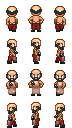
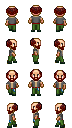
The second w=72, h=128 image is a revision of the first. Changes to its layers:
added layer "eyes-brown" above "hair-fuller-red" over (9, 42, 63, 110)
added layer "hair-fuller-red" above "hair-fuller-black" over (6, 6, 66, 110)
renamed "hair_red" to "hair-red", showed it over (6, 8, 66, 114)
renamed "hair_black" to "hair-black", hid it over (6, 8, 66, 114)
hid "hammer" over (7, 50, 63, 121)
hid "bib" over (7, 20, 65, 125)
added layer "vest-gray" above "shirt-brown" over (6, 16, 66, 121)
added layer "shirt-brown" above "belt" over (6, 16, 66, 120)
added layer "belt" above "pants-red" over (9, 23, 63, 123)
renamed "outfit_red" to "pants-red", hid it, painted on it over (7, 23, 65, 126)
renamed "outfit_green" to "pants-green", showed it, painted on it over (7, 23, 65, 126)
renamed "base_tough" to "base-tough", hid it over (6, 6, 66, 126)
showed "base", painted on it over (5, 6, 67, 126)
